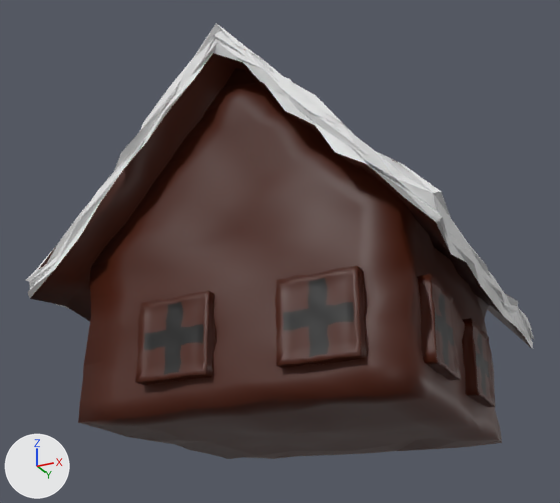
Renders of the Blender file graphics/3d/cabin.blend from each side of a commit.
Camera for both pictures: a 50 mm lens placed at (4.14, -9.07, -1.52), pointed at (-0.26, -0.28, 2.44). The axes (+X, +Y, +Z) are drawn at lower left. The lights are the same throughout.

In view in the first picture: 'cabin-col'.
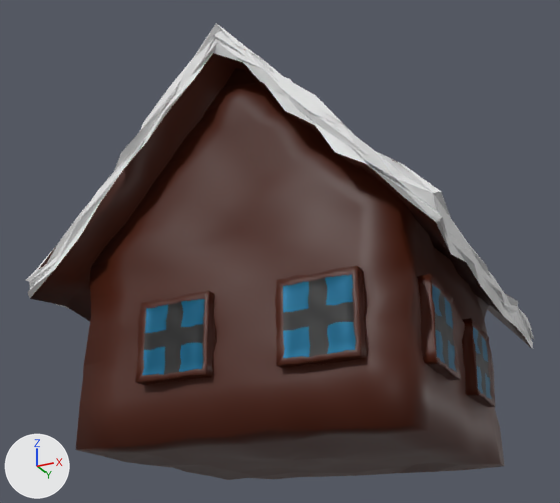
Commit message: better windows for cabin + higher cabin

Pixel boxes (x1, y1, x2, y2) of what changed, in the pictures (560 x 503 px; the box of a moved part takes in the faces that stretch with it):
'cabin-col', reshaped, recoloured: before (26, 23, 534, 459); after (26, 23, 534, 480)
part 1 of me_cube_006, moved or reshaped: before (78, 363, 502, 459); after (76, 363, 505, 480)
part 2 of me_cube_006, recoloured: (283, 275, 457, 372) in both
part 3 of me_cube_006, recoloured: (473, 327, 492, 400) in both
part 4 of me_cube_006, recoloured: (142, 299, 205, 376) in both

Edits to the bpy script that builds the scene:
```text
Add mat_window:
    mat_window = principled_material('window')
    mat_window.base_color = (0.0, 0.109, 0.21)  # cyan #005d7e
    mat_window.metallic = 0.543
Change me_cube_006:
    used by ob_cabin_col; location = (-0.02, 0.0, 0.0); rotation_euler = (0.0, 0.0, 1.571), in degrees (0, 0, 90); scale = (-1.0, 1.0, 1.0)
    remove me_cube_006.from_pydata(...)  # 3890 vertices, 3936 faces; spans x -2.57..2.58, y -2.58..2.55, z -0.07..4.61
    add me_cube_006.from_pydata(...)  # 3890 vertices, 3936 faces; spans x -2.57..2.58, y -2.58..2.55, z -0.38..4.61
    me_cube_006 part 1: 81 of the vertices in x -2.01..2.02, y -2.07..2.06, z -0.07..0.1 are moved by (0.0, 0.0, -0.31)
    me_cube_006 part 2: 72 of the faces centred in x 0.77..2.13, y -2.15..-0.77, z 0.47..1.17 switch from mat_brown (brown #491700) to mat_window (cyan #005d7e)
    me_cube_006 part 3: 36 of the faces centred in x -0.98..-0.29, y -2.15..-2.13, z 0.47..1.17 switch from mat_brown (brown #491700) to mat_window (cyan #005d7e)
    me_cube_006 part 4: 36 of the faces centred in x 2.11..2.13, y 0.29..0.98, z 0.47..1.17 switch from mat_brown (brown #491700) to mat_window (cyan #005d7e)
```
